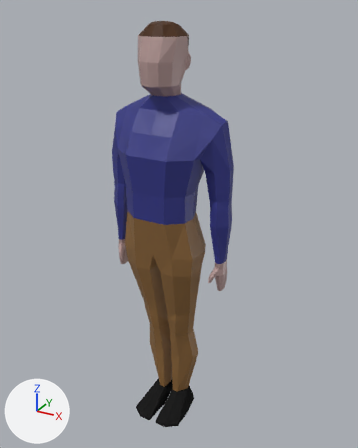
Before and after pictures for a commit that changed the Blender file KeepItAlive/Assets/Imports/Models/Player.blend.
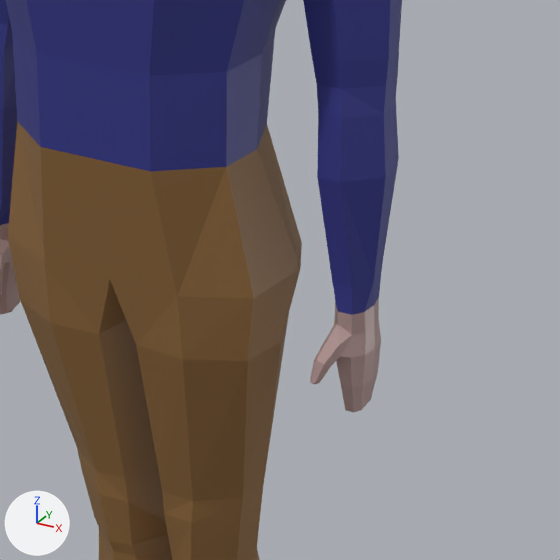
Each version is shown whole from a camera (50 mm lens) standing at (2.2, -3.78, 4.1) and looking at (0.08, 0.08, 2.17), then close up on the part from 34% to 77% of the width and 40% to 74% of the height. Arrows for +X, +Y and +Z are at lower left; the lights stay in place.

Objects in the first close-up: 'Player'.
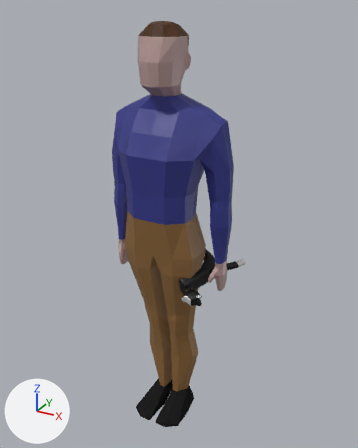
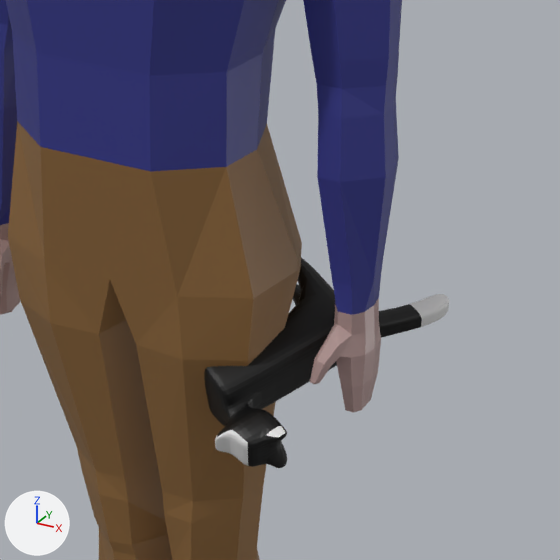
The change, as a diff of the scene's bpy script:
```diff
--- a/KeepItAlive/Assets/Imports/Models/Player.blend.py
+++ b/KeepItAlive/Assets/Imports/Models/Player.blend.py
@@ mat_catblack @@
+mat_catblack = principled_material('CatBlack')
+mat_catblack.base_color = (0.0, 0.0, 0.0)  # black #000000
@@ mat_catwhite @@
+mat_catwhite = principled_material('CatWhite')
+mat_catwhite.base_color = (0.8, 0.8, 0.8)  # white #e7e7e7
@@ me_cat @@
+me_cat.from_pydata(...)  # 154 vertices, 151 faces; spans x -0.094..0.094, y -0.258..0.516, z -0.267..0.216
+# faces by material slot: [34, 117]
+me_cat.materials.append(mat_catwhite)  # white #e7e7e7
+me_cat.materials.append(mat_catblack)  # black #000000
@@ ob_cat @@
+ob_cat = bpy.data.objects.new('Cat', me_cat)
+ob_cat.location = (0.377, -0.08, 1.715)
+ob_cat.rotation_euler = (-0.674, 2.004, -1.168)  # degrees (-39, 115, -67)
+_m = ob_cat.modifiers.new('Subdivision', 'SUBSURF')
```

Pixel boxes [x1, y1, x2, y2] of what changed, in the close-ups (560 x 560 px):
'Cat', added (black): after [204, 257, 449, 468]
    faces in mat_catblack (black #000000): [204, 257, 422, 468]
    faces in mat_catwhite (white #e7e7e7): [215, 294, 449, 466]
